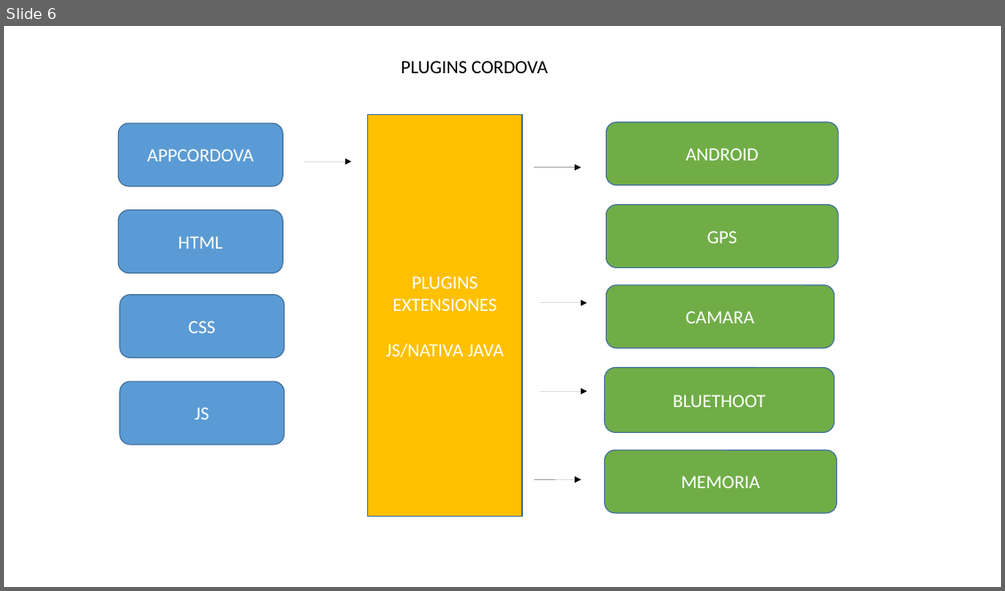
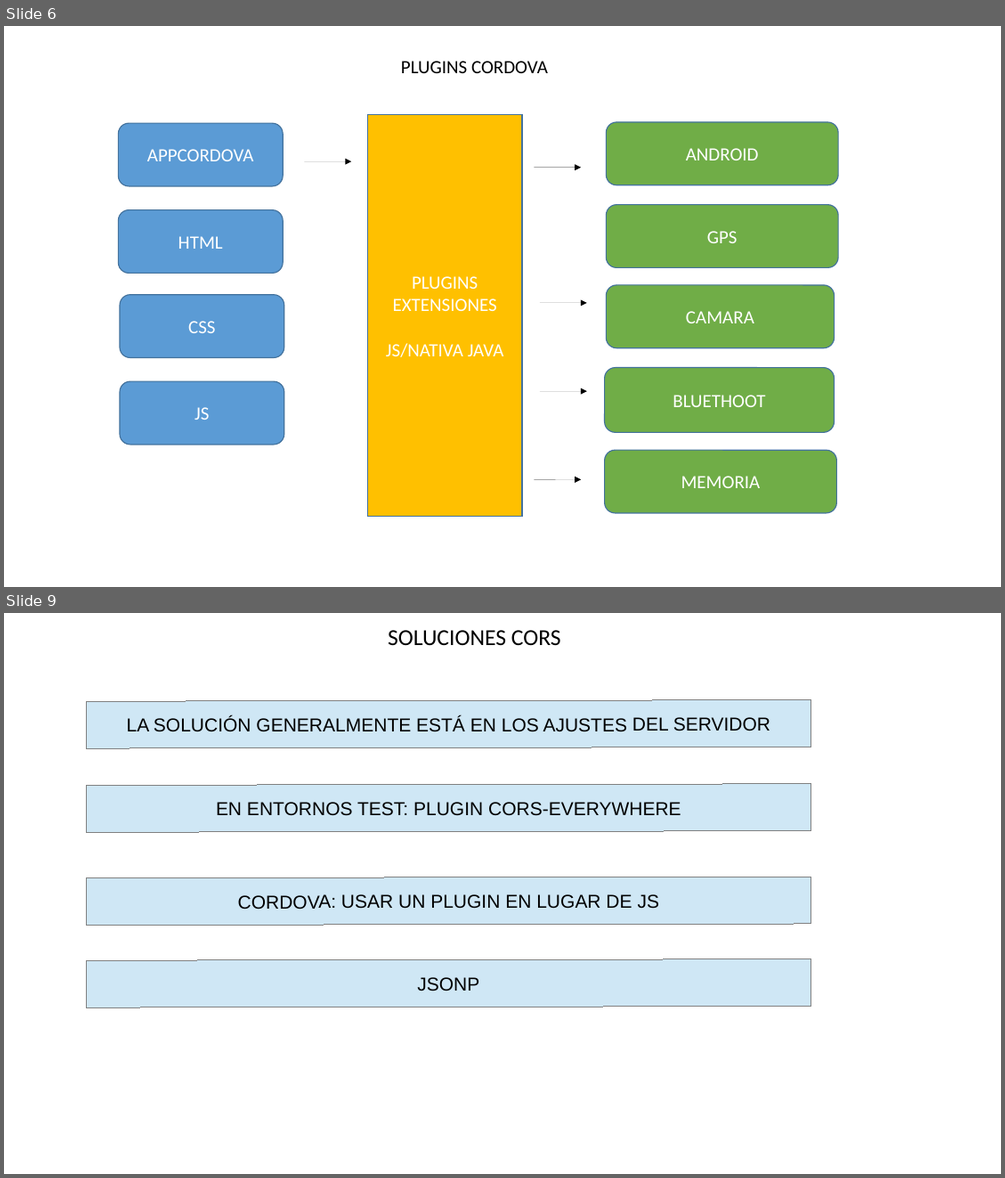
Before and after one commit to Valexx55/cursophonegap, a slide deck: DOCUMENTACION/ESQUEMA CURSO.odp. Shown one above the other, each under a label of ours: slide 6 before the commit, slides 6 and 9 after it; the slides between them are not shown. The pictures are 1005x591 and 1005x1178 pixels, drawn with LibreOffice and Linux fonts; fonts in the diff are those of the drawing. Boxes give left, top, right and bottom in pixels: in the first picture for what was removed or moved away, otherwise in the second. Text is boxed around its words. In the diff, an @@ line names an element or a change of style, - is before the commit and + after.

Commit message:
jsonp

```diff
--- a/DOCUMENTACION/ESQUEMA CURSO.odp
+++ b/DOCUMENTACION/ESQUEMA CURSO.odp
@@ slide 9 added at bbox=[4, 613, 1001, 1174], background #FFFFFF @@
@@ text added at bbox=[388, 630, 561, 645], 22 pt, text #000000 @@
+SOLUCIONES CORS
@@ rectangle added at bbox=[86, 700, 811, 748], fill #CFE7F5, outline #808080 0 pt, 18 pt, text #000000 @@
+LA SOLUCIÓN GENERALMENTE ESTÁ EN LOS AJUSTES DEL SERVIDOR
@@ rectangle added at bbox=[86, 784, 811, 832], fill #CFE7F5, outline #808080 0 pt, 18 pt, text #000000 @@
+EN ENTORNOS TEST: PLUGIN CORS-EVERYWHERE
@@ rectangle added at bbox=[86, 876, 811, 925], fill #CFE7F5, outline #808080 0 pt, 18 pt, text #000000 @@
+CORDOVA: USAR UN PLUGIN EN LUGAR DE JS
@@ rectangle added at bbox=[86, 959, 811, 1008], fill #CFE7F5, outline #808080 0 pt, 18 pt, text #000000 @@
+JSONP
```
Also in this commit, not shown: 3 other slides added, 2 other files.
